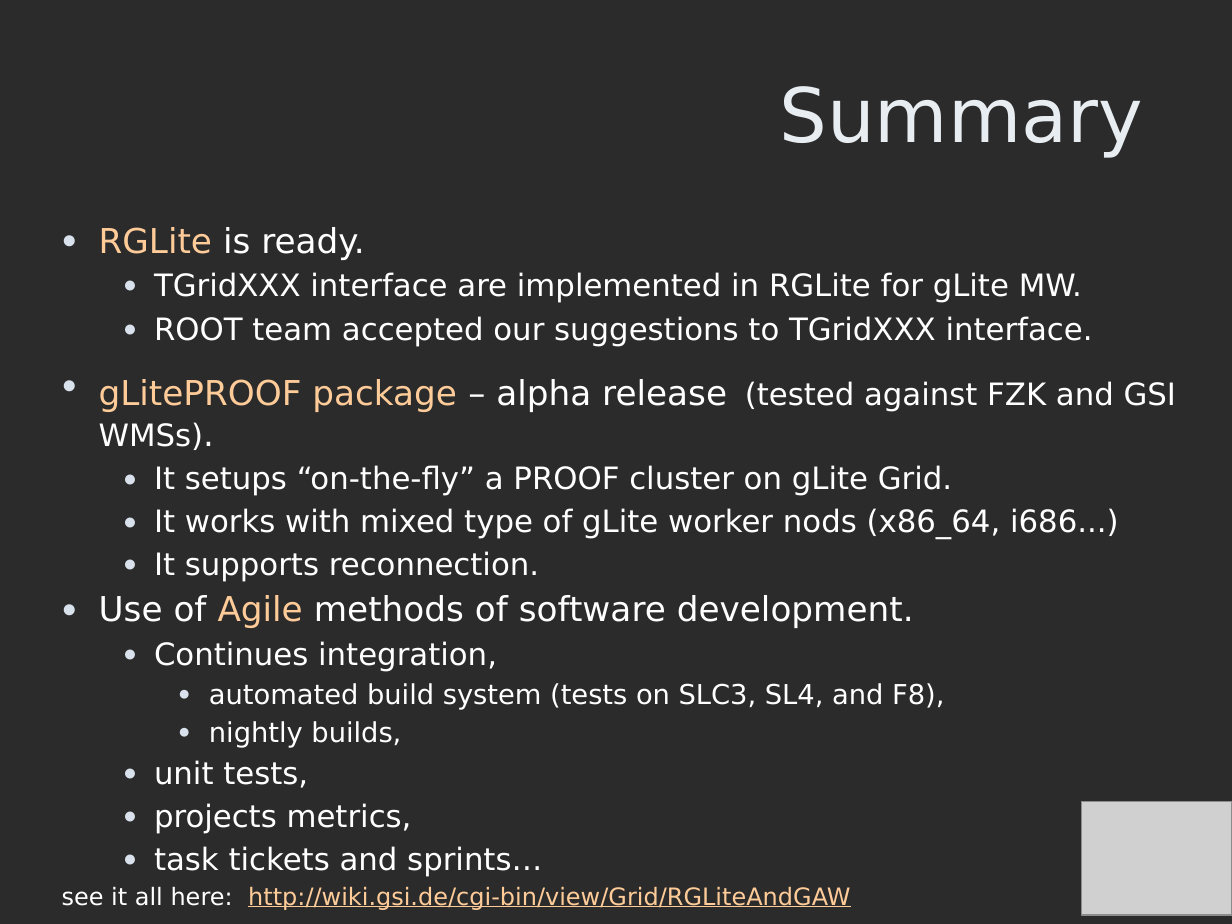
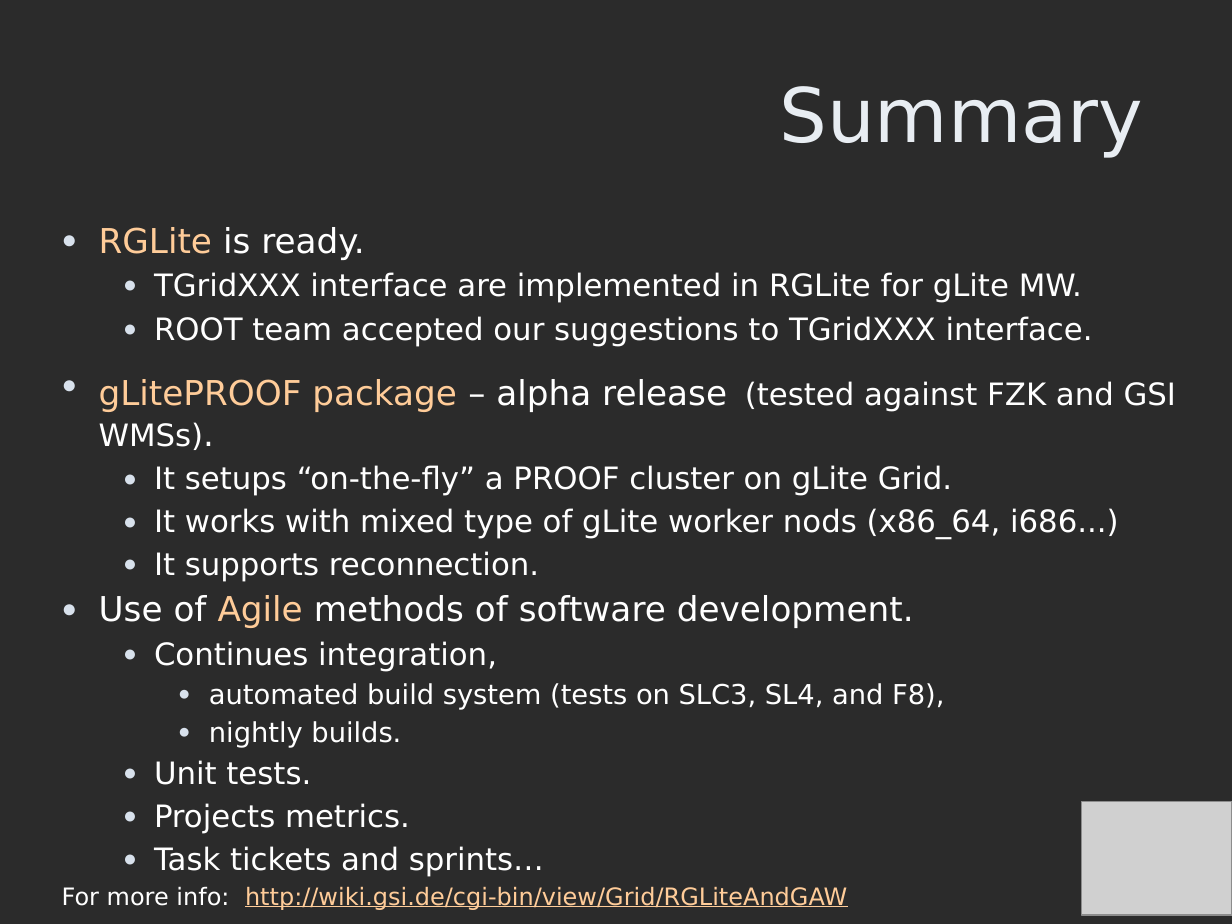
Before and after one commit to AnarManafov/PoDDocumentation, a slide deck: slide 13 of PROOF-Workshop/2007-Nov/PROOF-Workshop-2007-RGLite_gLitePROOF-GSI.ppt. Drawn at 1232x924 pixels with LibreOffice and Linux fonts; fonts in the diff are those of the drawing; grey boxes stand for pictures; background and template pictures are left out; a plain dark background stands for a picture behind light text. Boxes give left, top, right and bottom in pixels: in the first picture for what was removed or moved away, otherwise in the second. Text is boxed around its words. In the diff, an @@ line names an element or a change of style, - is before the commit and + after.

```diff
--- a/PROOF-Workshop/2007-Nov/PROOF-Workshop-2007-RGLite_gLitePROOF-GSI.ppt
+++ b/PROOF-Workshop/2007-Nov/PROOF-Workshop-2007-RGLite_gLitePROOF-GSI.ppt
@@ text at <box>62,721,847,910</box>: text changed @@
-      ● nightly builds,
-    ● unit tests,
-    ● projects metrics,
-    ● task tickets and sprints…
-  see it all here: http://wiki.gsi.de/cgi-bin/view/Grid/RGLiteAndGAW
+      ● nightly builds.
+    ● Unit tests.
+    ● Projects metrics.
+    ● Task tickets and sprints…
+  For more info: http://wiki.gsi.de/cgi-bin/view/Grid/RGLiteAndGAW
```
Also in this commit, not shown: 3 other slides changed.
